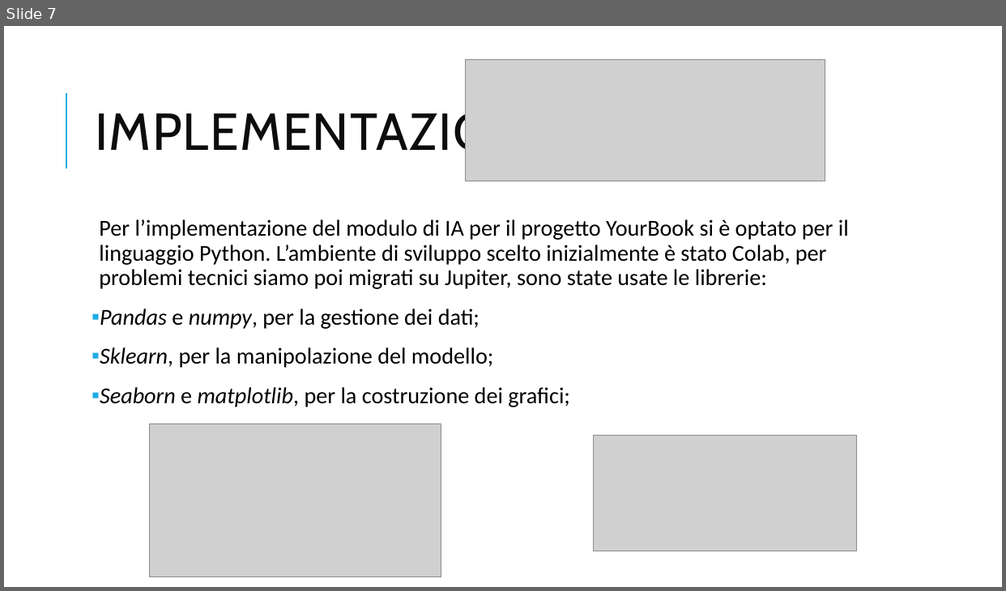
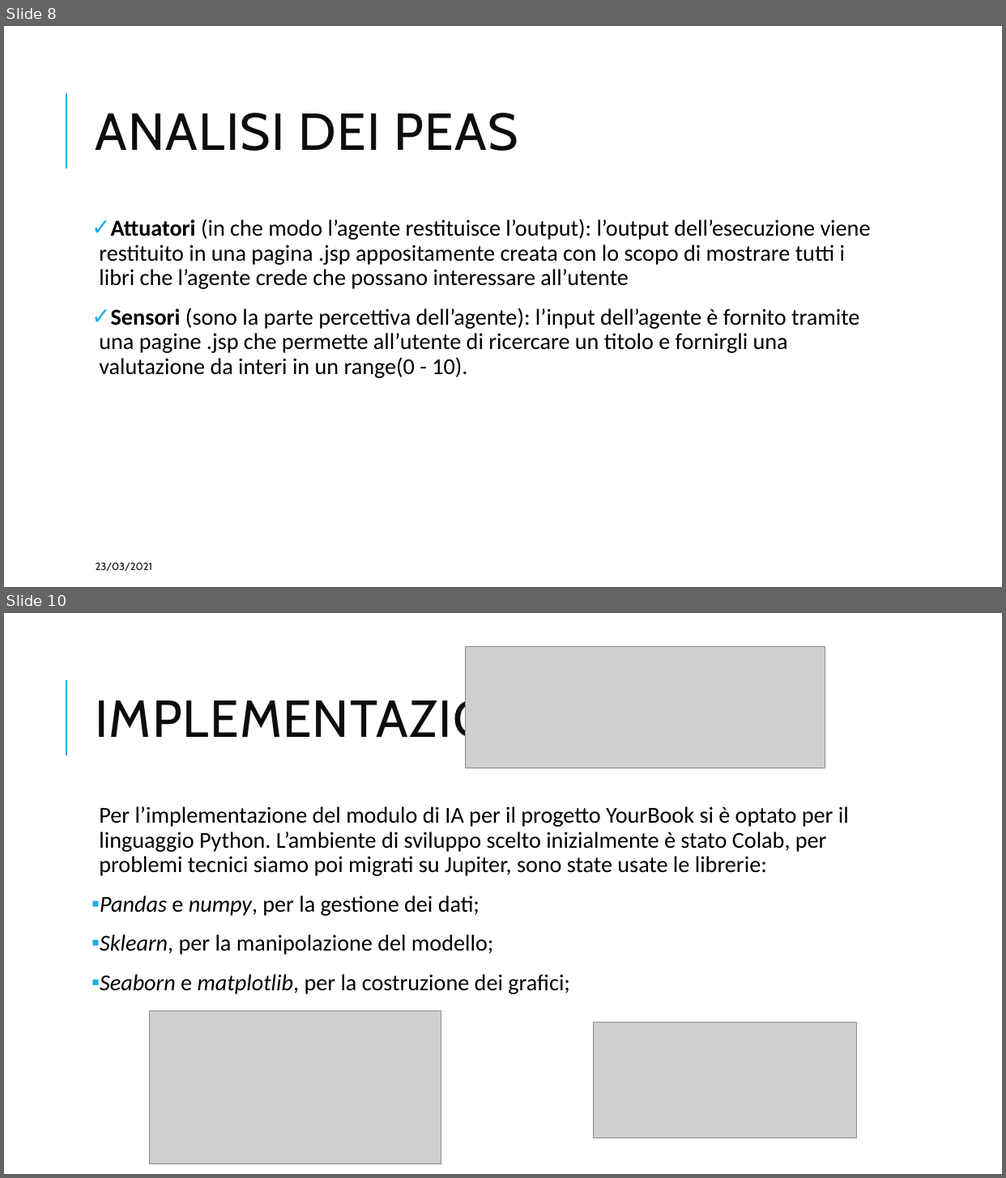
Before and after one commit to paolopetta/FIA-Yourbook, a slide deck: Modulo IA.pptx. Shown one above the other, each under a label of ours: slide 7 before the commit, slides 8 and 10 after it; the slides between them are not shown. The pictures are 1006x591 and 1006x1178 pixels, drawn with LibreOffice and Linux fonts; fonts in the diff are those of the drawing; grey boxes stand for pictures. Boxes give left, top, right and bottom in pixels: in the first picture for what was removed or moved away, otherwise in the second. Text is boxed around its words. In the diff, an @@ line names an element or a change of style, - is before the commit and + after.

```diff
--- a/Modulo IA.pptx
+++ b/Modulo IA.pptx
@@ slide 8 added at box(4, 26, 1002, 587), background #FFFFFF; not listed: 1 template element that a slide beside it also shows @@
@@ title added at box(96, 113, 518, 151), 50 pt, text #0D0D0D @@
+ANALISI DEI PEAS
@@ text added at box(99, 219, 871, 378), 22 pt, text #000000 @@
+✓ Attuatori (in che modo l’agente restituisce l’output): l’output dell’esecuzione viene restituito in una pagina .jsp appositamente creata con lo scopo di mostrare tutti i libri che l’agente crede che possano interessare all’utente
+✓ Sensori (sono la parte percettiva dell’agente): l’input dell’agente è fornito tramite una pagine .jsp che permette all’utente di ricercare un titolo e fornirgli una valutazione da interi in un range(0 - 10).
@@ text added at box(96, 563, 152, 571), 10 pt, text #0D0D0D @@
+23/03/2021
@@ what was slide 7 is now slide 10 @@
```
Also in this commit, not shown: 5 slides changed, 3 other slides added, 1 slide removed.
